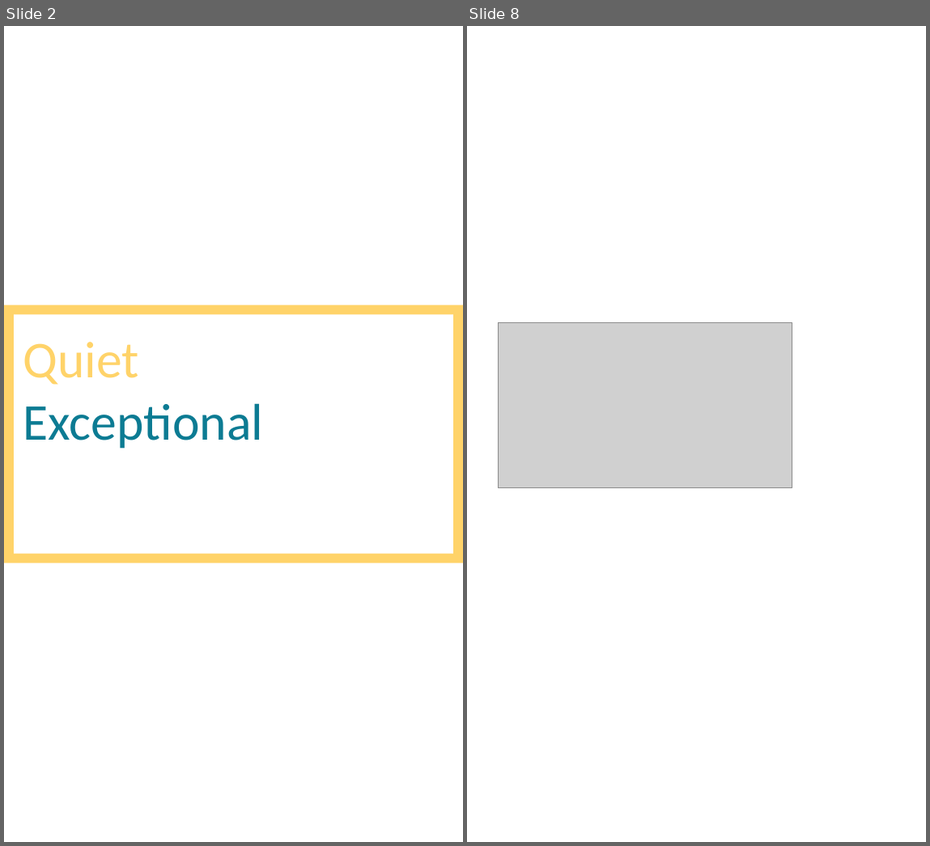
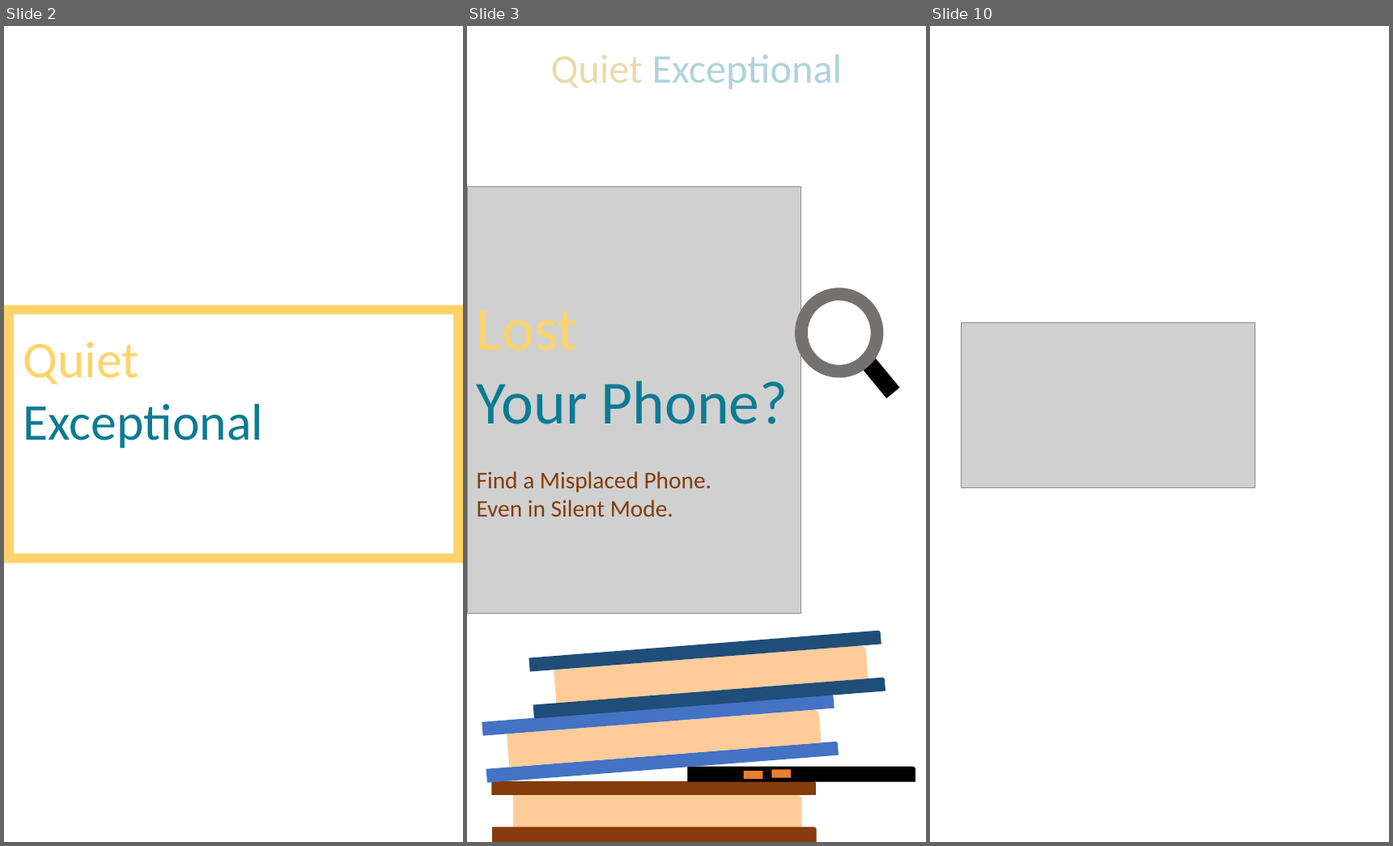
Before and after one commit to akileshsivakumar08/Quiet-Exceptional, a slide deck: posters.pptx. Shown side by side, each under a label of ours: slides 2 and 8 before the commit, slides 2, 3 and 10 after it; the slides between them are not shown. The pictures are 930x846 and 1393x846 pixels, drawn with LibreOffice and Linux fonts; fonts in the diff are those of the drawing; grey boxes stand for pictures. Boxes give left, top, right and bottom in pixels: in the first picture for what was removed or moved away, otherwise in the second. Text is boxed around its words. In the diff, an @@ line names an element or a change of style, - is before the commit and + after.

```diff
--- a/posters.pptx
+++ b/posters.pptx
@@ slide 3 added at box(467, 26, 926, 842), background #FFFFFF @@
@@ text added at box(551, 54, 843, 89), 48 pt, text #0C7B93 at 33% opacity @@
+Quiet Exceptional
@@ picture added at box(467, 187, 802, 614) @@
@@ ellipse added at box(802, 294, 878, 371), outline #767171 15 pt @@
@@ line added from (866, 361) to (893, 394), #000000 20 pt @@
@@ text added at box(477, 381, 789, 517), 28 pt, text #843C0B @@
+Lost
+Your Phone?
+Find a Misplaced Phone.
+Even in Silent Mode.
@@ round rect added at box(529, 631, 882, 672), fill #1F4E79 @@
@@ round rect added at box(554, 646, 868, 704), fill #FFCC99 @@
@@ round rect added at box(533, 678, 886, 719), fill #1F4E79 @@
@@ round rect added at box(482, 695, 835, 736), fill #4472C4 @@
@@ round rect added at box(507, 710, 821, 768), fill #FFCC99 @@
@@ round rect added at box(486, 741, 839, 783), fill #4472C4 @@
@@ round rect added at box(688, 768, 915, 783), fill #000000, outline #000000 1 pt @@
@@ rectangle added at box(744, 771, 763, 779), fill #ED7D31 @@
@@ rectangle added at box(772, 770, 792, 778), fill #ED7D31 @@
@@ round rect added at box(491, 782, 816, 796), fill #843C0B @@
@@ round rect added at box(513, 796, 802, 827), fill #FFCC99, outline #FFCC99 1 pt @@
@@ round rect added at box(492, 828, 817, 842), fill #843C0B @@
@@ what was slide 8 is now slide 10 @@
```
Also in this commit, not shown: 4 slides changed, 2 other slides added, 1 slide removed, 33 other files.
